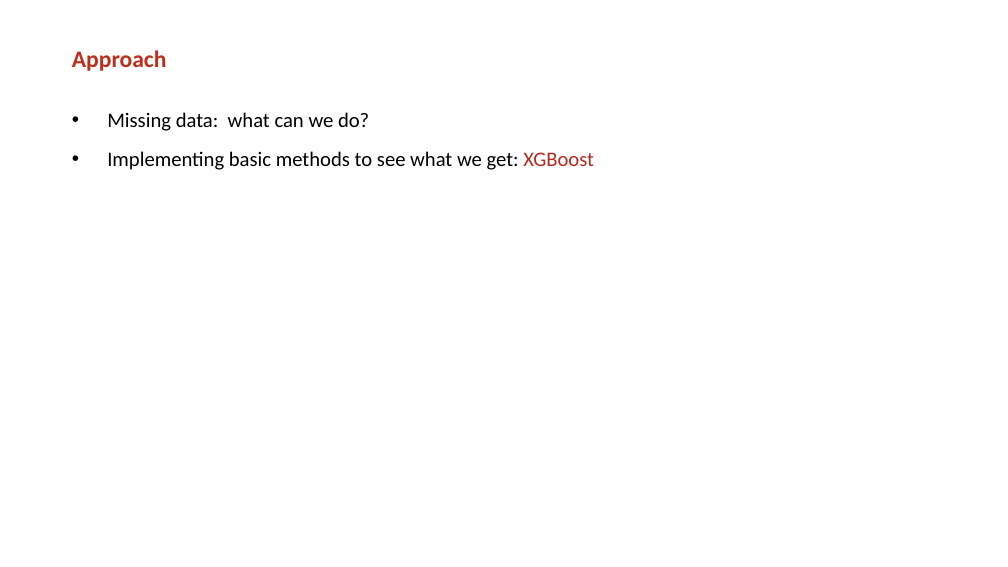
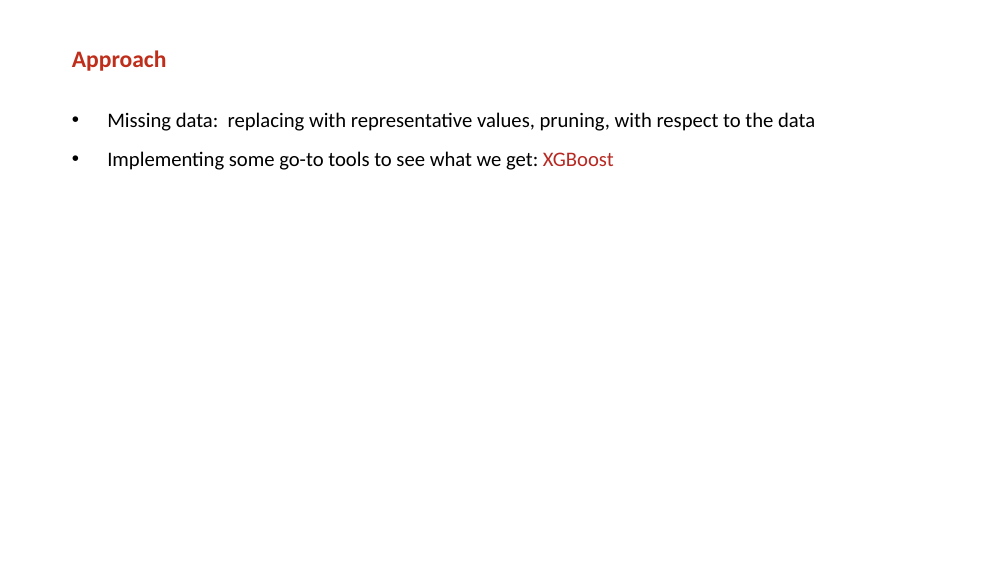
Before and after one commit to mrngm/Classified, a slide deck: slide 4 of Presentatie/Flashtalk 2 (Jeffrey).pptx. Drawn at 1008x567 pixels with LibreOffice and Linux fonts; fonts in the diff are those of the drawing; background and template pictures are left out. Boxes give left, top, right and bottom in pixels: in the first picture for what was removed or moved away, otherwise in the second. Text is boxed around its words. In the diff, an @@ line names an element or a change of style, - is before the commit and + after.

```diff
--- a/Presentatie/Flashtalk 2 (Jeffrey).pptx
+++ b/Presentatie/Flashtalk 2 (Jeffrey).pptx
@@ text at bbox=[107, 112, 815, 170]: text changed @@
-• Missing data: what can we do?
-• Implementing basic methods to see what we get: XGBoost
+• Missing data: replacing with representative values, pruning, with respect to the data
+• Implementing some go-to tools to see what we get: XGBoost
```
Also in this commit, not shown: 4 other slides changed, 1 slide added, 2 slides removed.
